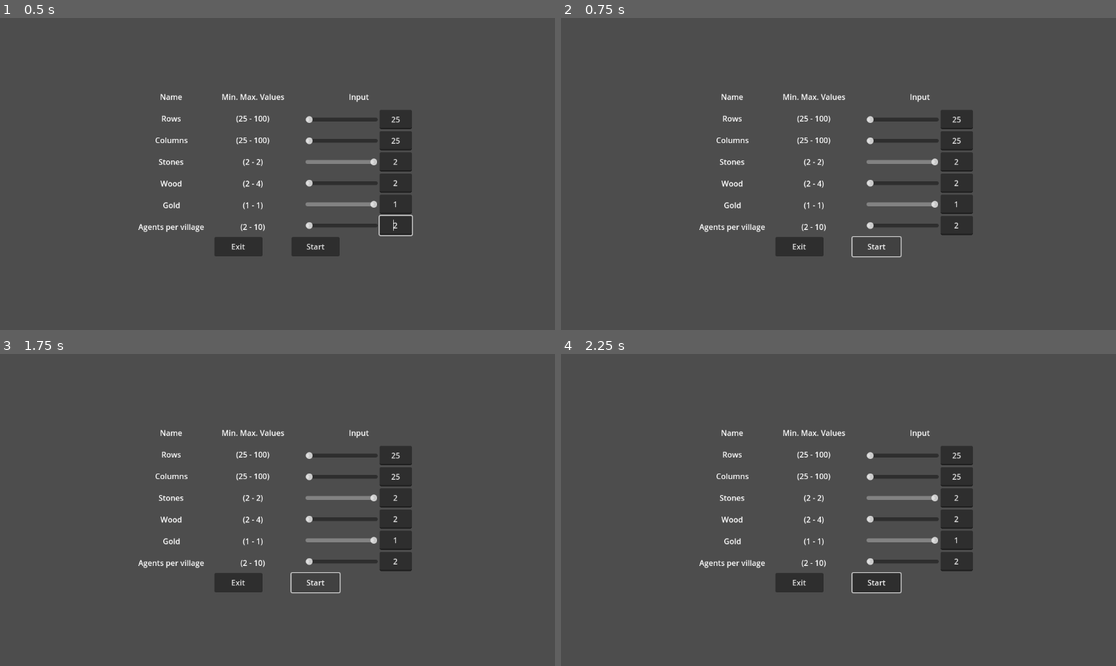
Above: before the commit, frames 1-4 (two rows, left to right).
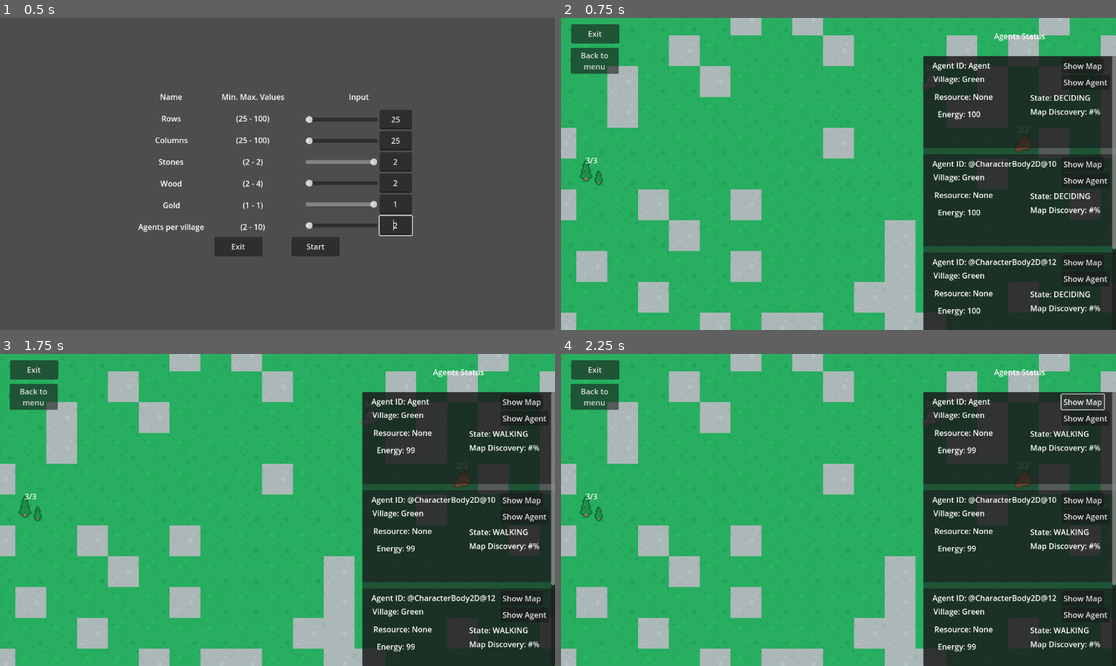
Above: after the commit, the same moments.

Repository: ApostolisSiampanis/intelligent-agents
Game: Godot game, scene res://scenes/input_screen.tscn
The game is run twice, just before and just after one commit, with the same random seed, the same clock (stepped at 60 frames per second) and the same inputs.
Inputs (mouse positions are in pixels of both pictures, inside the frame that each line leads up to):
- Up to frame 1 (0.5 s): no input
- Up to frame 2 (0.75 s): click "Start" at 0.5 s
- Up to frame 3 (1.75 s): click (316, 581) at 1.25 s, where only the run before the commit has a clickable "Start"
- Up to frame 4 (2.25 s): click (1082, 400) at 2 s, where only the run after the commit has a clickable "Show Map"

Frame 1 is identical in both runs. In frame 2, 97% of the frame differs, in the area x 0-100%, y 0-100%; in frame 3, 97%; in frame 4, 97%.
Error before the commit: Parse Error: Identifier "AGENTS" not declared in the current scope. (res://scripts/map_generator.gd:264)

Commit message:
Change AGENTS to agents_array
Co-Authored-By: Theodoros Koxanoglou <79880468+thkox@users.noreply.github.com>

Diff:
--- a/scripts/map_generator.gd
+++ b/scripts/map_generator.gd
@@ -261,7 +261,7 @@
 
 func _on_highlight_agent(agent, highlight):
 	# Clear previous highlight
-	for other_agent in AGENTS:
+	for other_agent in agents_array:
 		other_agent.modulate = Color.WHITE
 
 	if highlight:
